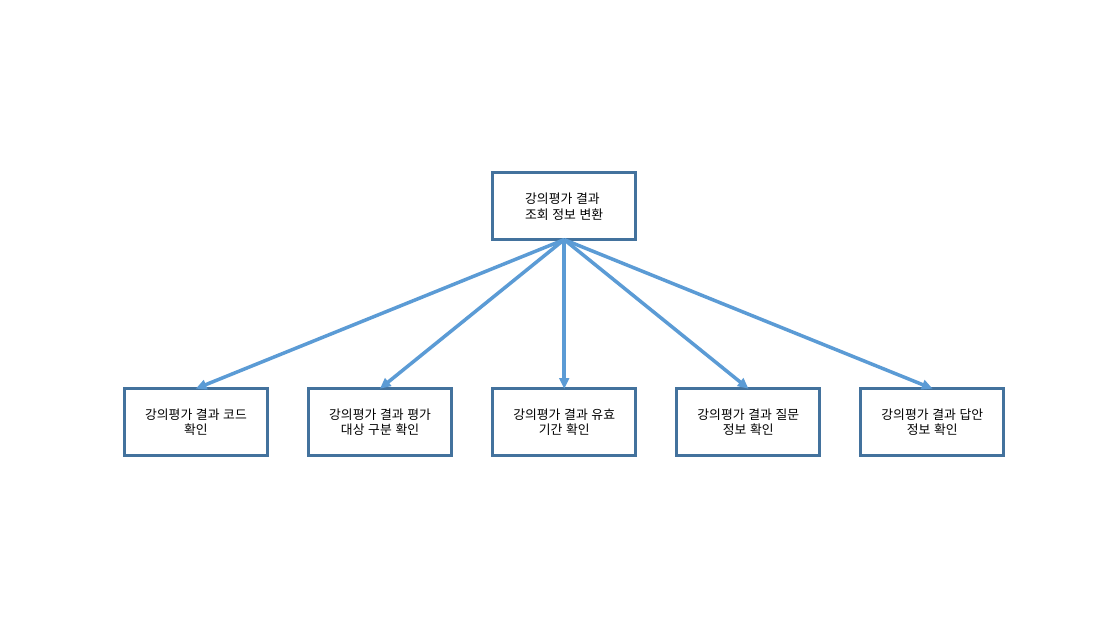
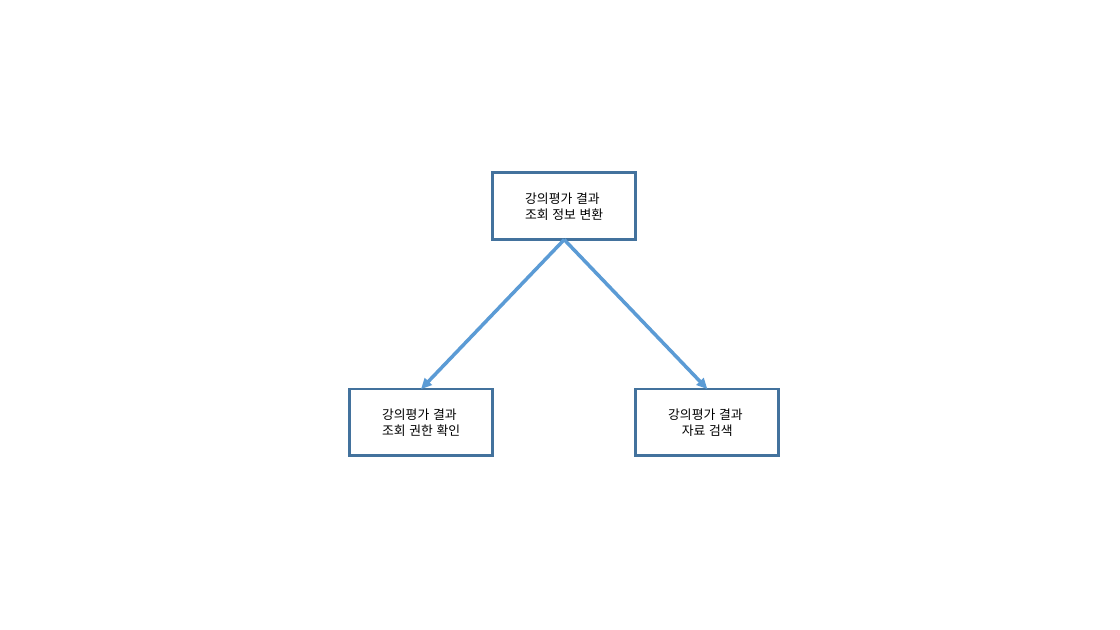
Before and after one commit to se04/se04, a slide deck: slide 5 of SDD 관련 자료/작업 결과물/처리 모형도/이전파일/강의평과 결과 조회.pptx (slide 3 before the commit). Drawn at 1120x630 pixels with LibreOffice and Linux fonts; fonts in the diff are those of the drawing. Boxes give left, top, right and bottom in pixels: in the first picture for what was removed or moved away, otherwise in the second. Text is boxed around its words. In the diff, an @@ line names an element or a change of style, - is before the commit and + after.

```diff
--- a/SDD 관련 자료/작업 결과물/처리 모형도/이전파일/강의평과 결과 조회.pptx
+++ b/SDD 관련 자료/작업 결과물/처리 모형도/이전파일/강의평과 결과 조회.pptx
@@ arrow moved from (565, 239) - (196, 389) to (565, 239) - (421, 389) @@
@@ arrow moved from (565, 239) - (381, 389) to (565, 239) - (707, 389) @@
@@ group removed at [493,239,1004,455]: 3 rectangles, 3 arrows @@
-강의평가 결과 유효 기간 확인
-강의평가 결과 질문 정보 확인
-강의평가 결과 답안 정보 확인
@@ rectangle "강의평가 결과": place and size @@
-rectangle "강의평가 결과" at [124,389,267,455]
+rectangle "강의평가 결과" at [350,389,492,455]
@@ rectangle "강의평가 결과": place and size @@
-rectangle "강의평가 결과" at [308,389,451,455]
+rectangle "강의평가 결과" at [636,389,779,455]
@@ text in rectangle at [382,408,461,436]: text changed @@
-강의평가 결과 코드 확인
+강의평가 결과
+조회 권한 확인
@@ text in rectangle at [668,408,743,436]: text changed @@
-강의평가 결과 평가 대상 구분 확인
+강의평가 결과
+자료 검색
```
Also in this commit, not shown: 1 other slide changed, 3 slides added, 3 other files.
